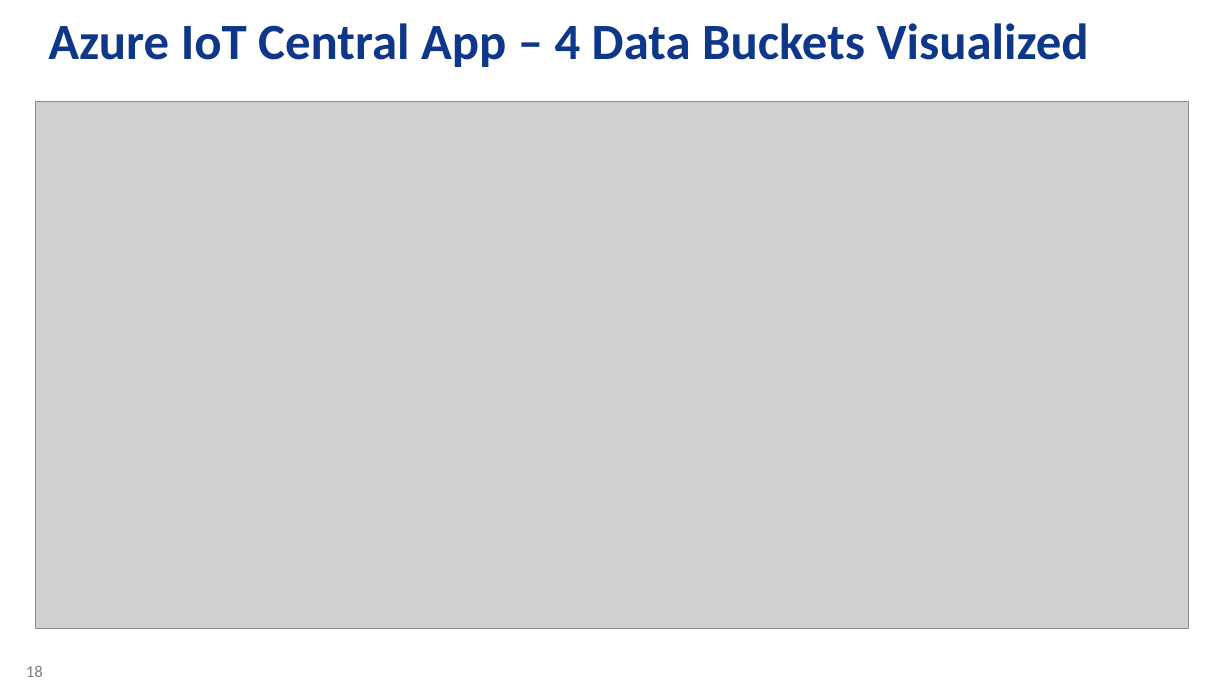
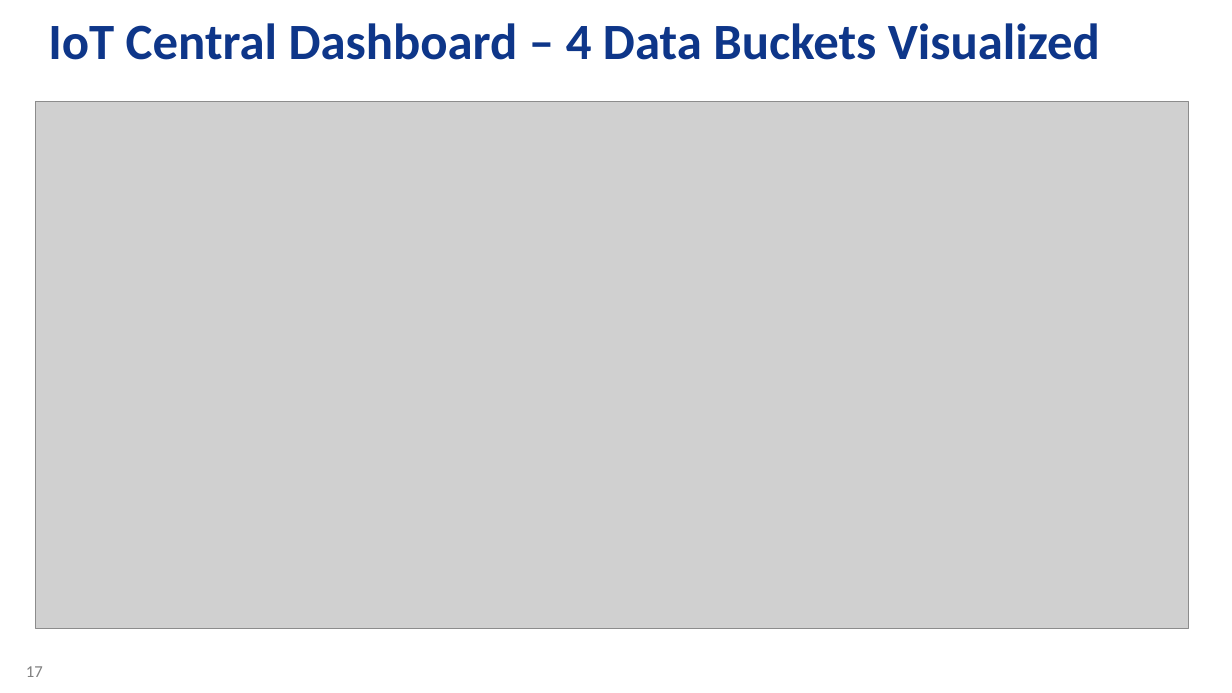
Before and after one commit to daisukeiot/Microchip-SAM-IoT-Wx-1, a slide deck: slide 17 of device_model/SAM-IoT-WM-v2.pptx (slide 18 before the commit). Drawn at 1232x693 pixels with LibreOffice and Linux fonts; fonts in the diff are those of the drawing; grey boxes stand for pictures; background and template pictures are left out. Boxes give left, top, right and bottom in pixels: in the first picture for what was removed or moved away, otherwise in the second. Text is boxed around its words. In the diff, an @@ line names an element or a change of style, - is before the commit and + after.

```diff
--- a/device_model/SAM-IoT-WM-v2.pptx
+++ b/device_model/SAM-IoT-WM-v2.pptx
@@ title at (48,23,1100,60): text changed @@
-Azure IoT Central App – 4 Data Buckets Visualized
+IoT Central Dashboard – 4 Data Buckets Visualized
@@ page number at (26,666,43,677): text changed @@
-18
+17
```
Also in this commit, not shown: 4 other slides changed.
